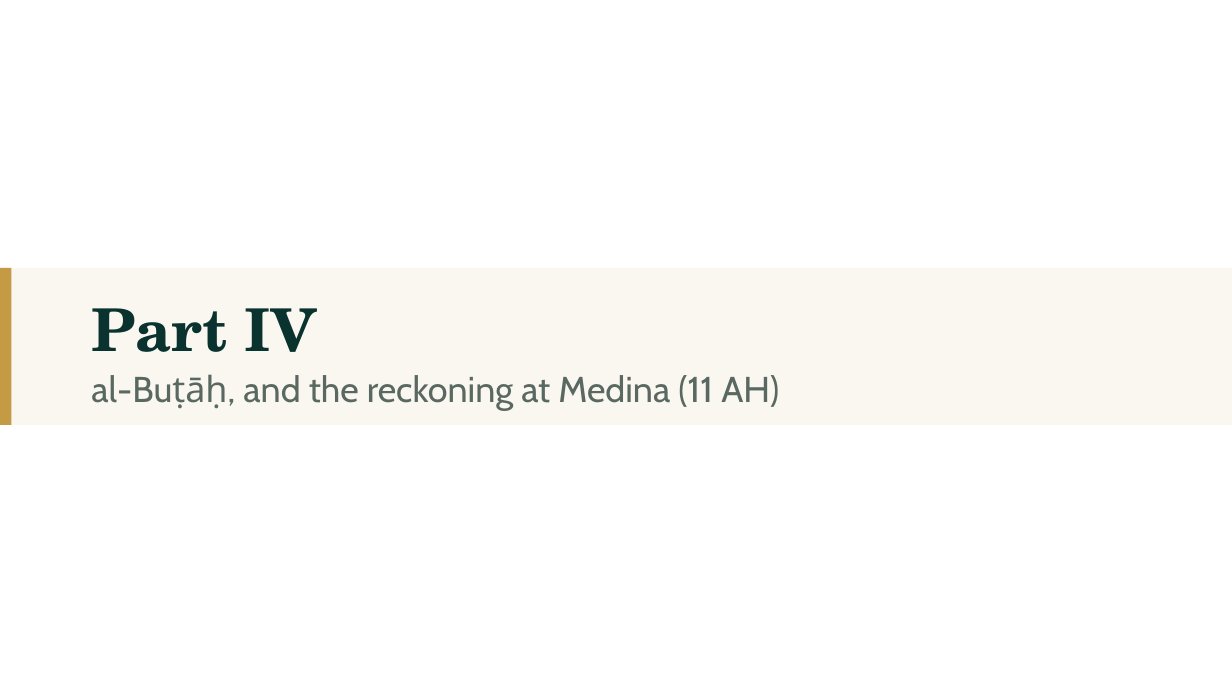
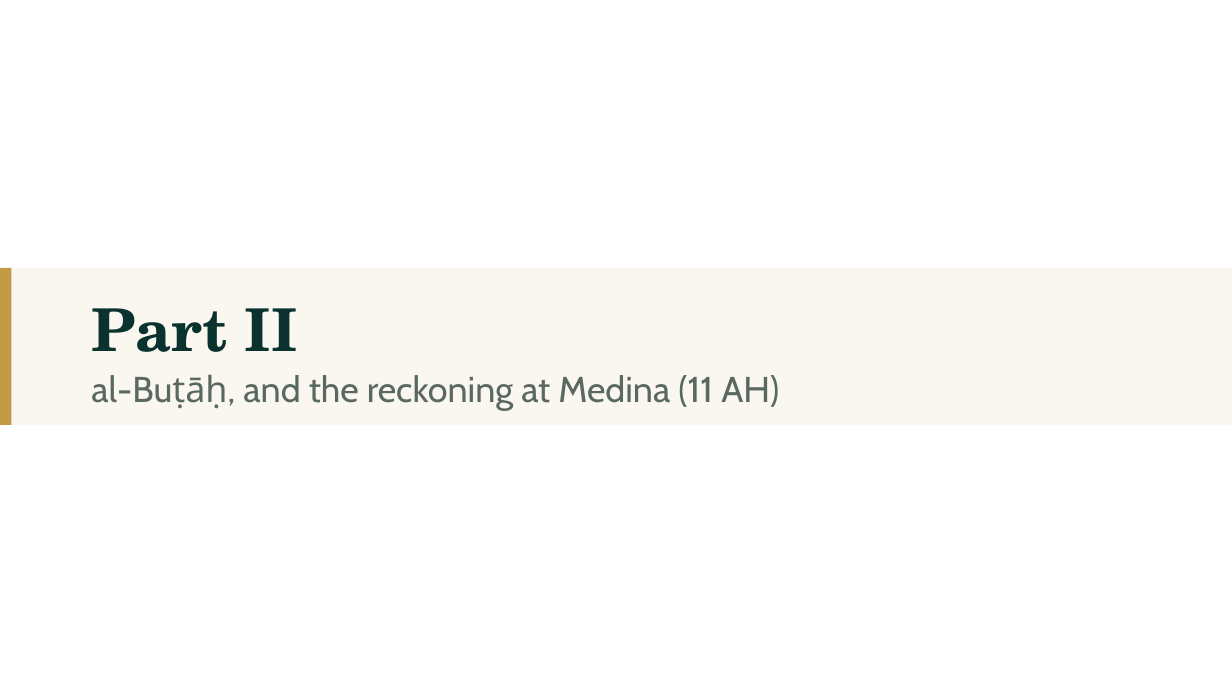
Before and after one commit to daniyalyasin93/2026SeptemberIslamicHistoryClass, a slide deck: slide 13 of S04_kinda_butah_yamama/S04.pptx (slide 31 before the commit). Drawn at 1232x693 pixels with LibreOffice and Linux fonts; fonts in the diff are those of the drawing. Boxes give left, top, right and bottom in pixels: in the first picture for what was removed or moved away, otherwise in the second. Text is boxed around its words. In the diff, an @@ line names an element or a change of style, - is before the commit and + after.

```diff
--- a/S04_kinda_butah_yamama/S04.pptx
+++ b/S04_kinda_butah_yamama/S04.pptx
@@ text at (x1=91, y1=308, x2=297, y2=352): text changed @@
-Part IV
+Part II
```
Also in this commit, not shown: 28 other slides changed, 6 slides added, 1 slide removed, 15 other files.
